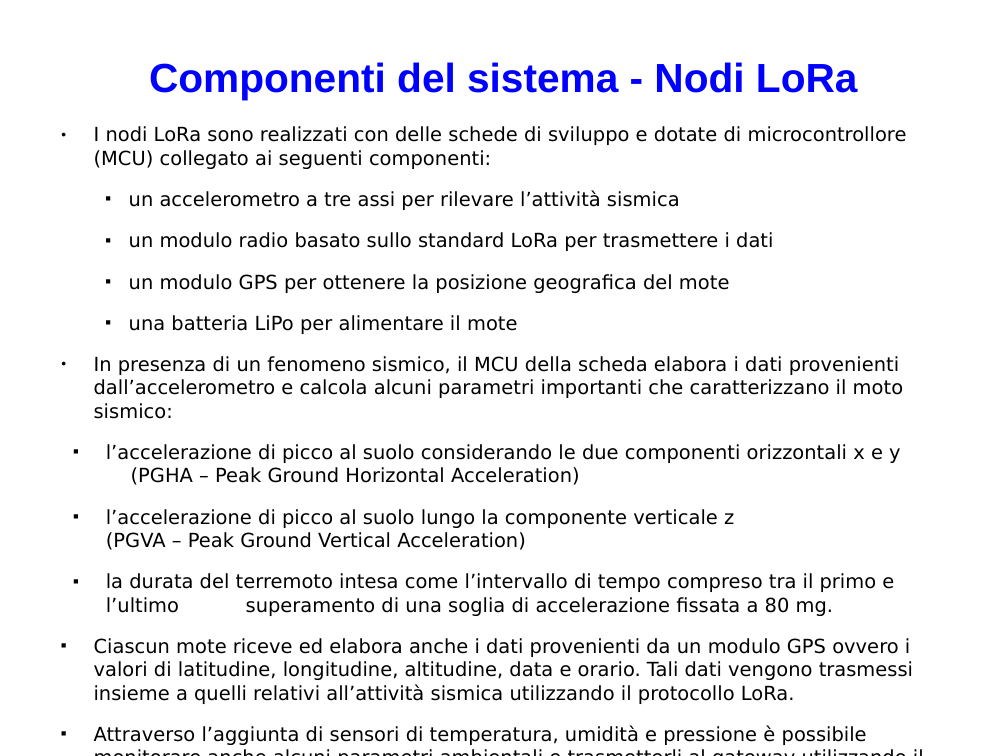
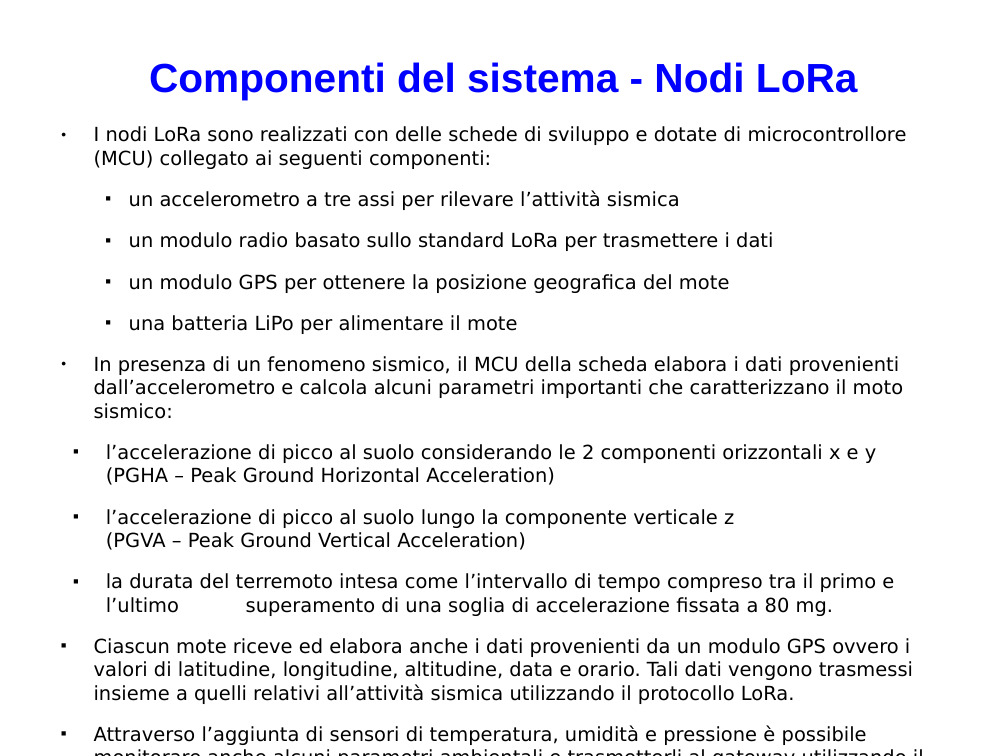
Before and after one commit to biagiom/QuakeSense, a slide deck: slide 2 of Presentazione_QuakeSense.odp. Drawn at 1008x756 pixels with LibreOffice and Linux fonts; fonts in the diff are those of the drawing. Boxes give left, top, right and bottom in pixels: in the first picture for what was removed or moved away, otherwise in the second. Text is boxed around its words. In the diff, an @@ line names an element or a change of style, - is before the commit and + after.

```diff
--- a/Presentazione_QuakeSense.odp
+++ b/Presentazione_QuakeSense.odp
@@ text at [106,444,876,485]: text changed @@
-■ l’accelerazione di picco al suolo considerando le due componenti orizzontali x e y (PGHA – Peak Ground Horizontal Acceleration)
+■ l’accelerazione di picco al suolo considerando le 2 componenti orizzontali x e y (PGHA – Peak Ground Horizontal Acceleration)
```
Also in this commit, not shown: 10 other slides changed.
